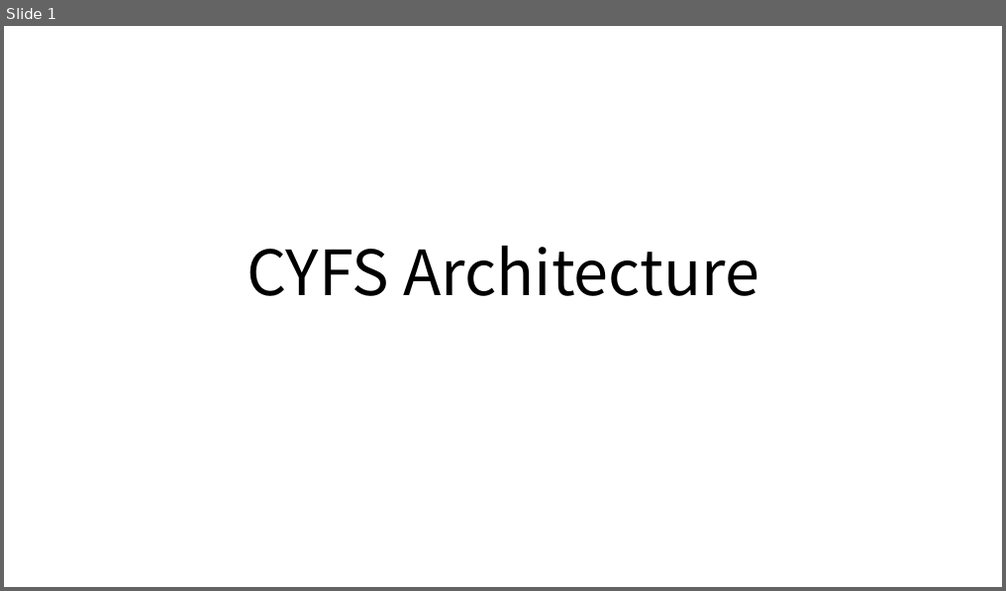
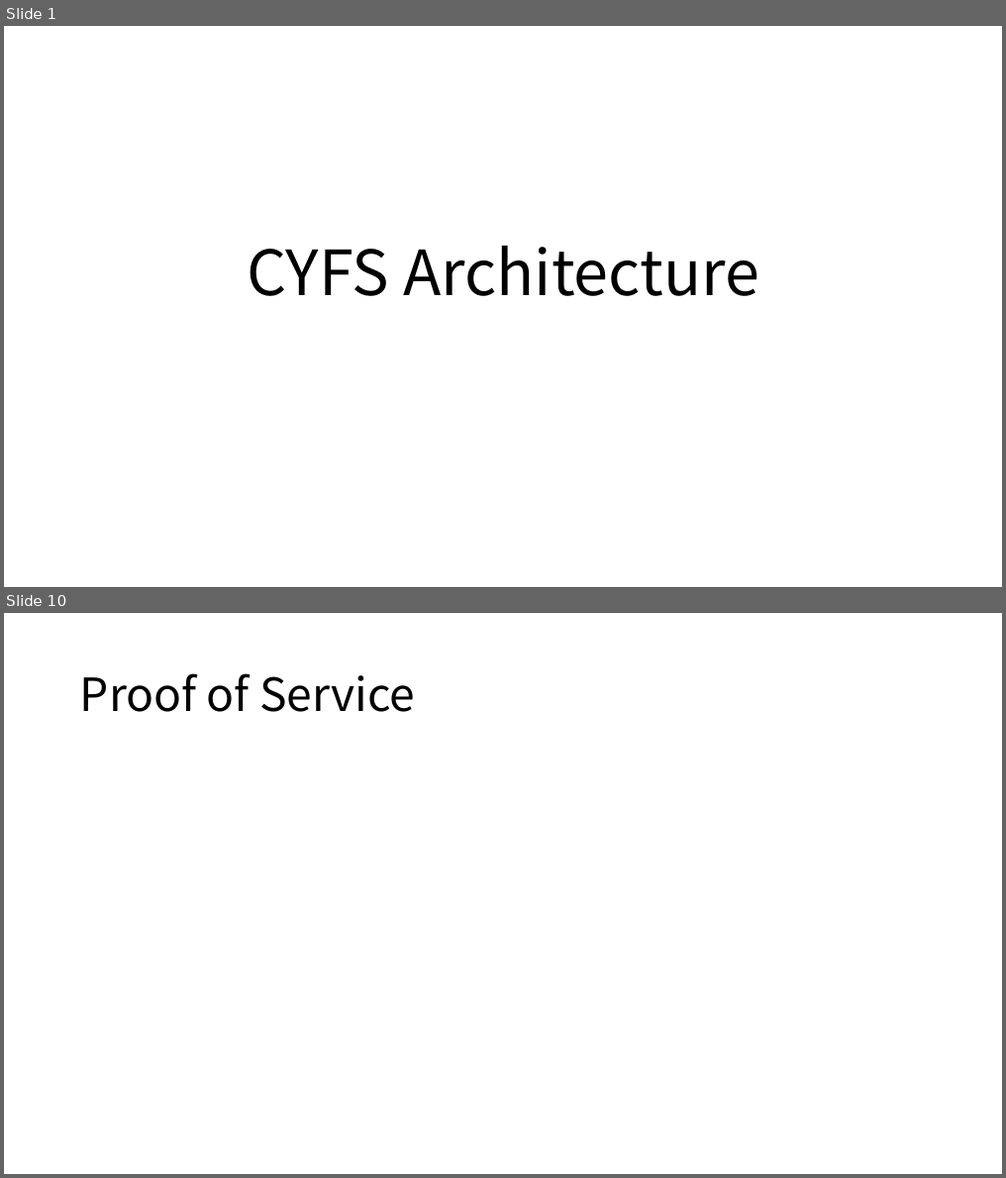
Before and after one commit to buckyos/CYFS, a slide deck: doc/CYFS Architecture.pptx. Shown one above the other, each under a label of ours: slide 1 before the commit, slides 1 and 10 after it; the slides between them are not shown. The pictures are 1006x591 and 1006x1178 pixels, drawn with LibreOffice and Linux fonts; fonts in the diff are those of the drawing. Boxes give left, top, right and bottom in pixels: in the first picture for what was removed or moved away, otherwise in the second. Text is boxed around its words. In the diff, an @@ line names an element or a change of style, - is before the commit and + after.

```diff
--- a/doc/CYFS Architecture.pptx
+++ b/doc/CYFS Architecture.pptx
@@ slide 10 added at [4, 613, 1002, 1174], background #FFFFFF @@
@@ title added at [80, 673, 415, 712], 44 pt, text #000000 @@
+Proof of Service
```
Also in this commit, not shown: 2 other slides changed, 11 other slides added, 5 slides removed, 3 other files.
